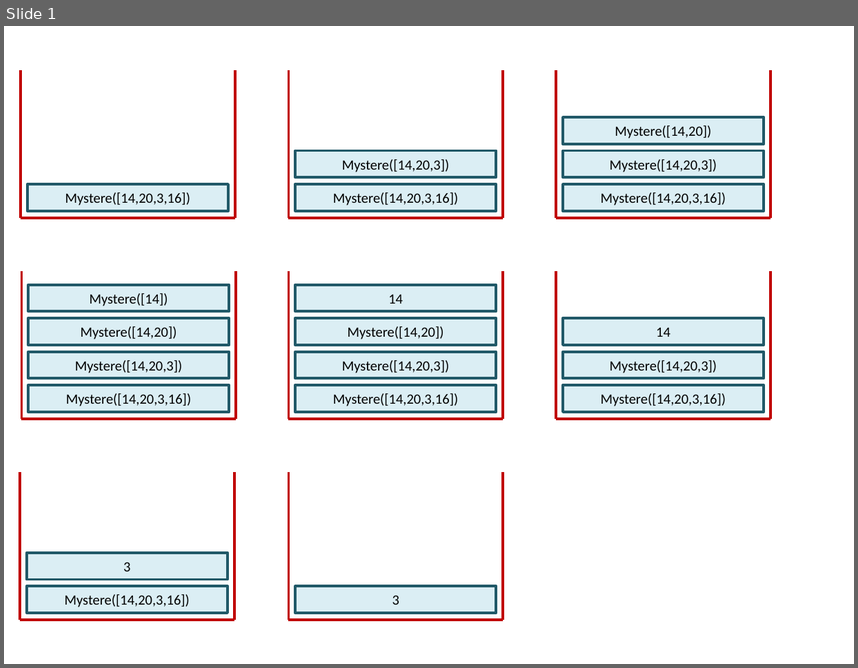
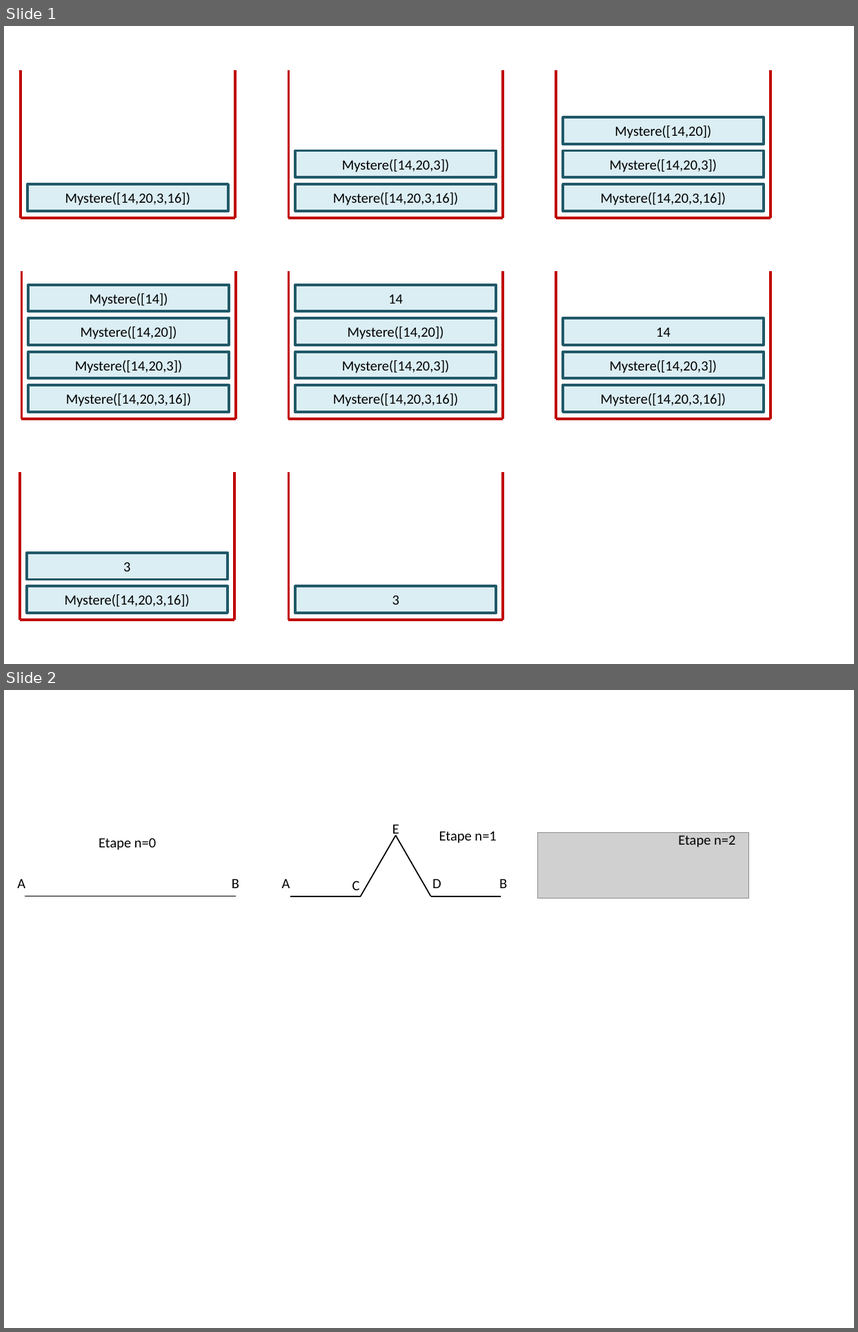
Before and after one commit to xpessoles/Informatique, a slide deck: P_05_AlgorithmiqueProgrammation/01_Recursivite/TD_02/images/Figure.pptx. Shown one above the other, each under a label of ours: slide 1 before the commit, slides 1 and 2 after it. The pictures are 858x668 and 858x1332 pixels, drawn with LibreOffice and Linux fonts; fonts in the diff are those of the drawing; grey boxes stand for pictures. Boxes give left, top, right and bottom in pixels: in the first picture for what was removed or moved away, otherwise in the second. Text is boxed around its words. In the diff, an @@ line names an element or a change of style, - is before the commit and + after.

```diff
--- a/P_05_AlgorithmiqueProgrammation/01_Recursivite/TD_02/images/Figure.pptx
+++ b/P_05_AlgorithmiqueProgrammation/01_Recursivite/TD_02/images/Figure.pptx
@@ slide 2 added at (x1=4, y1=690, x2=854, y2=1328), background #FFFFFF @@
@@ picture added at (x1=538, y1=833, x2=749, y2=898) @@
@@ group added at (x1=17, y1=825, x2=735, y2=896): 10 texts, 5 lines @@
+A
+B
+A
+B
+C
+D
+E
+Etape n=0
+Etape n=1
+Etape n=2
```
Also in this commit, not shown: 3 other files.
